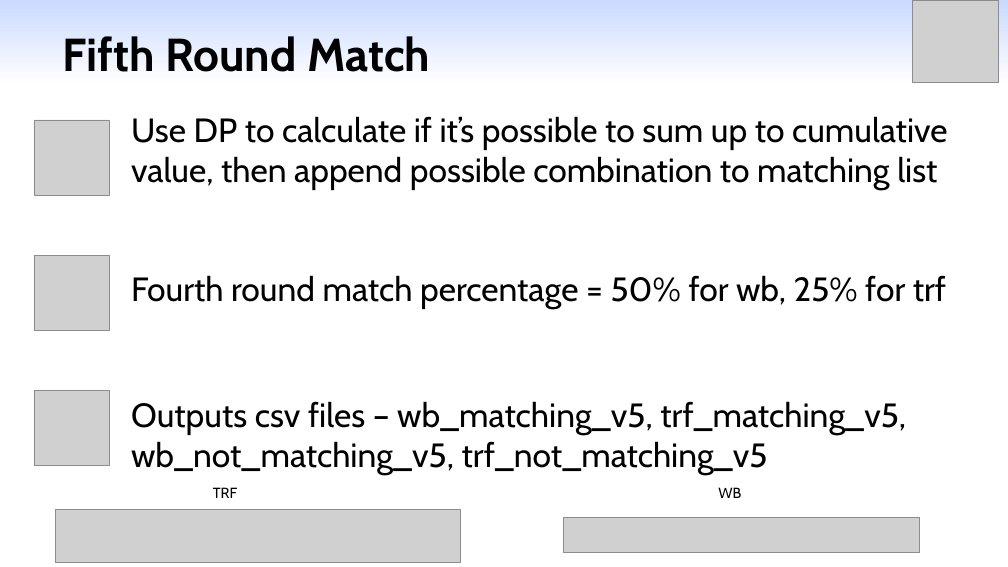
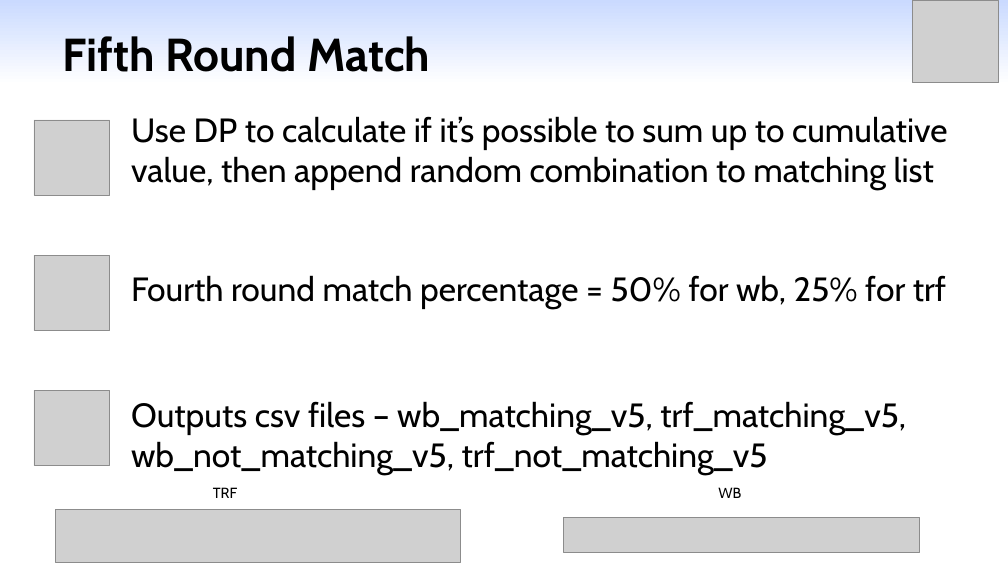
Before and after one commit to yangml103/webull_order_match, a slide deck: slide 10 of Presentation_Matching_2.pptx. Drawn at 1008x567 pixels with LibreOffice and Linux fonts; fonts in the diff are those of the drawing; grey boxes stand for pictures. Boxes give left, top, right and bottom in pixels: in the first picture for what was removed or moved away, otherwise in the second. Text is boxed around its words. In the diff, an @@ line names an element or a change of style, - is before the commit and + after.

```diff
--- a/Presentation_Matching_2.pptx
+++ b/Presentation_Matching_2.pptx
@@ text at box(131, 116, 948, 190): text changed @@
-Use DP to calculate if it’s possible to sum up to cumulative value, then append possible combination to matching list
+Use DP to calculate if it’s possible to sum up to cumulative value, then append random combination to matching list
```
Also in this commit, not shown: 1 other slide changed, 2 other files.
